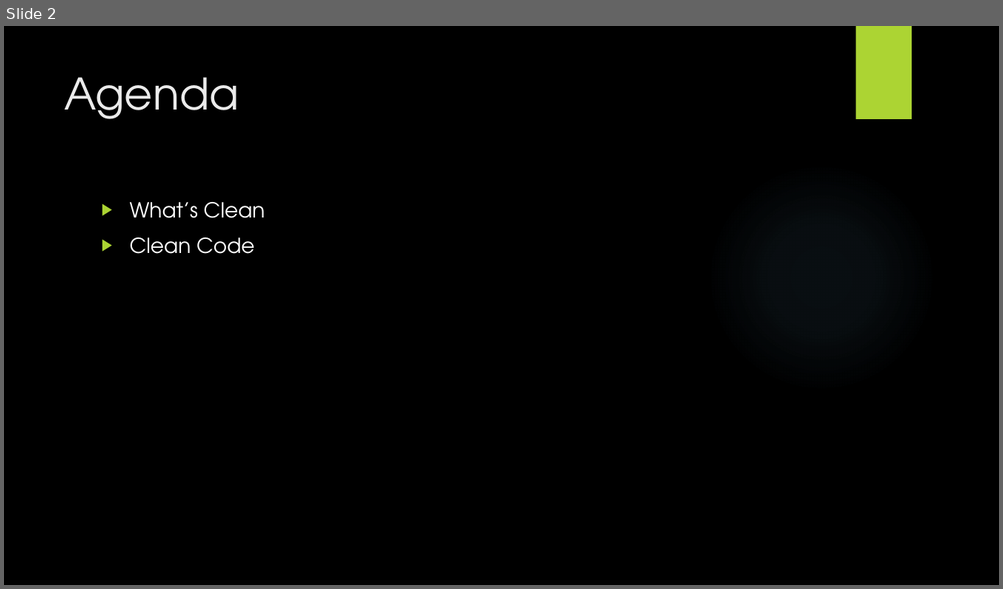
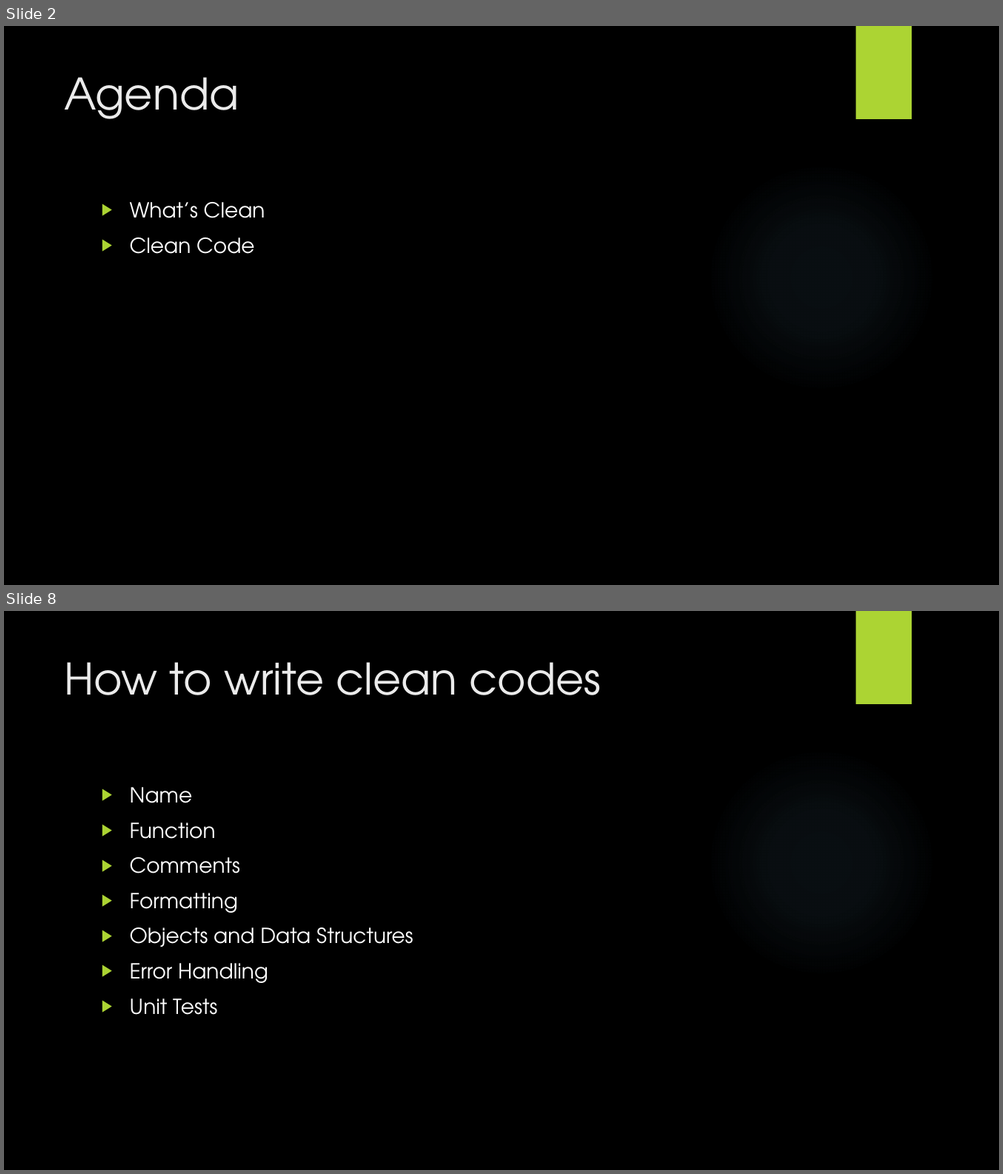
Before and after one commit to wanglifeng/PPT, a slide deck: Clean Code.pptx. Shown one above the other, each under a label of ours: slide 2 before the commit, slides 2 and 8 after it; the slides between them are not shown. The pictures are 1003x589 and 1003x1174 pixels, drawn with LibreOffice and Linux fonts; fonts in the diff are those of the drawing; background and template pictures are left out. Boxes give left, top, right and bottom in pixels: in the first picture for what was removed or moved away, otherwise in the second. Text is boxed around its words. In the diff, an @@ line names an element or a change of style, - is before the commit and + after.

```diff
--- a/Clean Code.pptx
+++ b/Clean Code.pptx
@@ slide 8 added at [4,611,999,1170], background picture (left out); not listed: 2 template elements that a slide beside it also shows @@
@@ title added at [64,662,601,695], 42 pt, text #EBEBEB @@
+How to write clean codes
@@ text added at [130,787,413,1015], 20 pt, text #FFFFFF @@
+▶ Name
+▶ Function
+▶ Comments
+▶ Formatting
+▶ Objects and Data Structures
+▶ Error Handling
+▶ Unit Tests
```
Also in this commit, not shown: 1 slide changed, 11 other slides added, 1 slide removed.
